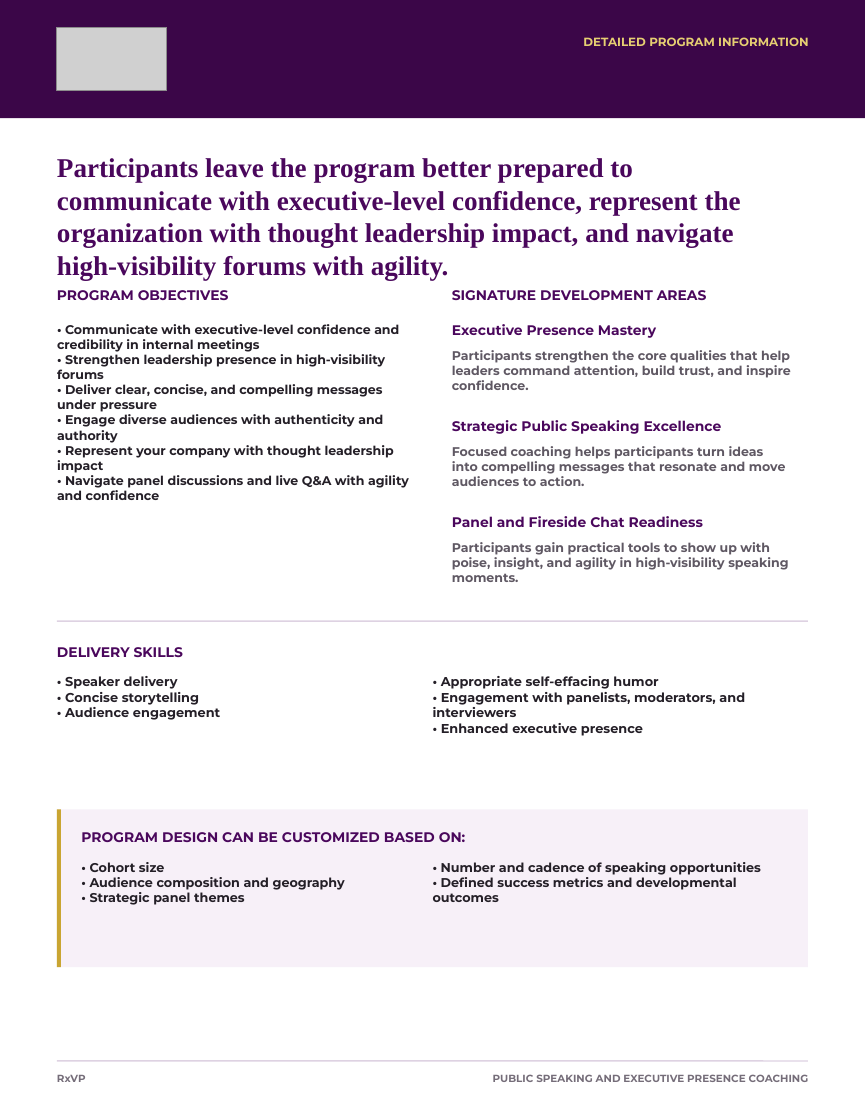
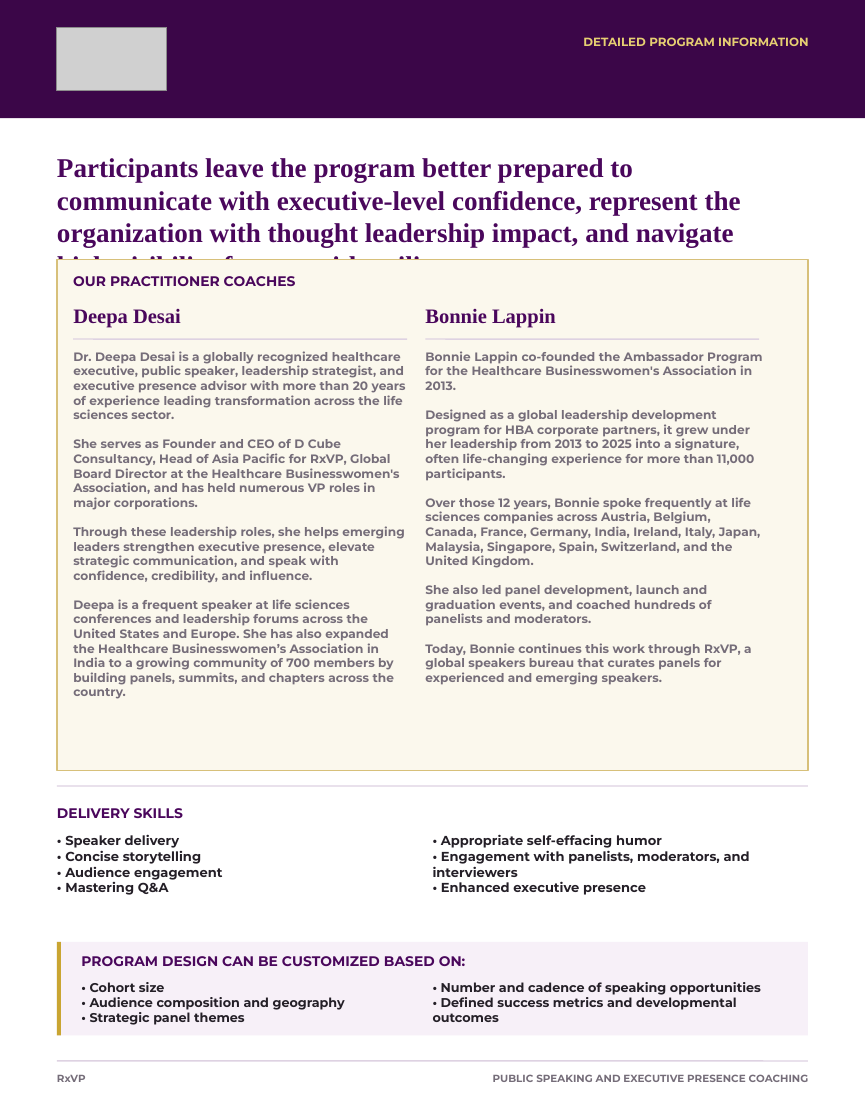
Before and after one commit to MyWebGlory/clients-playground, a slide deck: slide 2 of public/clients/rxvp/projects/amplify-collateral/RxVP-Amplify-Program.pptx. Drawn at 865x1120 pixels with LibreOffice and Linux fonts; fonts in the diff are those of the drawing; grey boxes stand for pictures. Boxes give left, top, right and bottom in pixels: in the first picture for what was removed or moved away, otherwise in the second. Text is boxed around its words. In the diff, an @@ line names an element or a change of style, - is before the commit and + after.

```diff
--- a/public/clients/rxvp/projects/amplify-collateral/RxVP-Amplify-Program.pptx
+++ b/public/clients/rxvp/projects/amplify-collateral/RxVP-Amplify-Program.pptx
@@ rectangle added at bbox=[57, 260, 808, 770], fill #FBF8ED, outline #D7C07A 1 pt @@
@@ text removed at bbox=[57, 290, 229, 300] @@
-PROGRAM OBJECTIVES
@@ text added at bbox=[73, 276, 296, 286], 9.8 pt, text #4A075C, bold @@
+OUR PRACTITIONER COACHES
@@ text removed at bbox=[452, 290, 707, 300] @@
-SIGNATURE DEVELOPMENT AREAS
@@ text removed at bbox=[57, 324, 409, 500] @@
-• Communicate with executive-level confidence and credibility in internal meetings
-• Strengthen leadership presence in high-visibility forums
-• Deliver clear, concise, and compelling messages under pressure
-• Engage diverse audiences with authenticity and authority
-• Represent your company with thought leadership impact
-• Navigate panel discussions and live Q&A with agility and confidence
@@ text added at bbox=[73, 309, 181, 328], 14.5 pt, text #4A075C, bold @@
+Deepa Desai
@@ text added at bbox=[425, 308, 556, 328], 14.5 pt, text #4A075C, bold @@
+Bonnie Lappin
@@ text removed at bbox=[452, 324, 656, 338] @@
-Executive Presence Mastery
@@ line added from (73, 339) to (407, 339), #DED2E2 1 pt @@
@@ text added at bbox=[73, 351, 406, 699], 8.6 pt, text #756D79, bold @@
+Dr. Deepa Desai is a globally recognized healthcare executive, public speaker, leadership strategist, and executive presence advisor with more than 20 years of experience leading transformation across the life sciences sector.
+She serves as Founder and CEO of D Cube Consultancy, Head of Asia Pacific for RxVP, Global Board Director at the Healthcare Businesswomen's Association, and has held numerous VP roles in major corporations.
+Through these leadership roles, she helps emerging leaders strengthen executive presence, elevate strategic communication, and speak with confidence, credibility, and influence.
+Deepa is a frequent speaker at life sciences conferences and leadership forums across the United States and Europe. She has also expanded the Healthcare Businesswomen’s Association in India to a growing community of 700 members by building panels, summits, and chapters across the country.
@@ line added from (425, 339) to (759, 339), #DED2E2 1 pt @@
@@ text added at bbox=[425, 351, 762, 685], 8.6 pt, text #756D79, bold @@
+Bonnie Lappin co-founded the Ambassador Program for the Healthcare Businesswomen's Association in 2013.
+Designed as a global leadership development program for HBA corporate partners, it grew under her leadership from 2013 to 2025 into a signature, often life-changing experience for more than 11,000 participants.
+Over those 12 years, Bonnie spoke frequently at life sciences companies across Austria, Belgium, Canada, France, Germany, India, Ireland, Italy, Japan, Malaysia, Singapore, Spain, Switzerland, and the United Kingdom.
+She also led panel development, launch and graduation events, and coached hundreds of panelists and moderators.
+Today, Bonnie continues this work through RxVP, a global speakers bureau that curates panels for experienced and emerging speakers.
@@ text removed at bbox=[452, 350, 791, 390] @@
-Participants strengthen the core qualities that help leaders command attention, build trust, and inspire confidence.
@@ text removed at bbox=[452, 420, 722, 434] @@
-Strategic Public Speaking Excellence
@@ text removed at bbox=[452, 446, 785, 486] @@
-Focused coaching helps participants turn ideas into compelling messages that resonate and move audiences to action.
@@ text removed at bbox=[452, 516, 703, 527] @@
-Panel and Fireside Chat Readiness
@@ text removed at bbox=[452, 542, 788, 582] @@
-Participants gain practical tools to show up with poise, insight, and agility in high-visibility speaking moments.
@@ text "DELIVERY SKILLS": place and size @@
-text "DELIVERY SKILLS" at bbox=[57, 647, 183, 657]
+text "DELIVERY SKILLS" at bbox=[57, 808, 183, 818]
@@ line moved from (57, 621) - (808, 621) to (57, 786) - (808, 786) @@
@@ text "• Speaker delivery": place and size @@
-text "• Speaker delivery" at bbox=[65, 676, 220, 720]
+text "• Speaker delivery" at bbox=[65, 834, 223, 895]
@@ text at bbox=[65, 834, 223, 880]: size 9.1 to 9.2 pt in "• Speaker delivery", "• Concise storytelling", "• Audience engagement" @@
@@ text "• Appropriate self-effacing humor": place and size @@
-text "• Appropriate self-effacing humor" at bbox=[433, 676, 745, 736]
+text "• Appropriate self-effacing humor" at bbox=[433, 834, 750, 895]
@@ text "• Appropriate self-effacing humor" at bbox=[433, 834, 750, 895]: size 9.1 to 9.2 pt @@
@@ text at bbox=[65, 879, 169, 895]: paragraph added @@
+• Mastering Q&A
@@ rectangle: place and size @@
-rectangle at bbox=[57, 809, 808, 967]
+rectangle at bbox=[57, 941, 808, 1035]
@@ rectangle: place and size @@
-rectangle at bbox=[57, 809, 61, 967]
+rectangle at bbox=[57, 941, 61, 1035]
@@ text "PROGRAM DESIGN CAN BE CUSTOMIZED ...": place and size @@
-text "PROGRAM DESIGN CAN BE CUSTOMIZED ..." at bbox=[81, 832, 466, 842]
+text "PROGRAM DESIGN CAN BE CUSTOMIZED ..." at bbox=[81, 956, 466, 966]
@@ text "• Cohort size": place and size @@
-text "• Cohort size" at bbox=[90, 862, 345, 905]
+text "• Cohort size" at bbox=[90, 982, 345, 1025]
@@ text "• Number and cadence of ...": place and size @@
-text "• Number and cadence of ..." at bbox=[432, 862, 761, 902]
+text "• Number and cadence of ..." at bbox=[432, 982, 761, 1022]
```
Also in this commit, not shown: 1 other slide changed, 6 other files.
